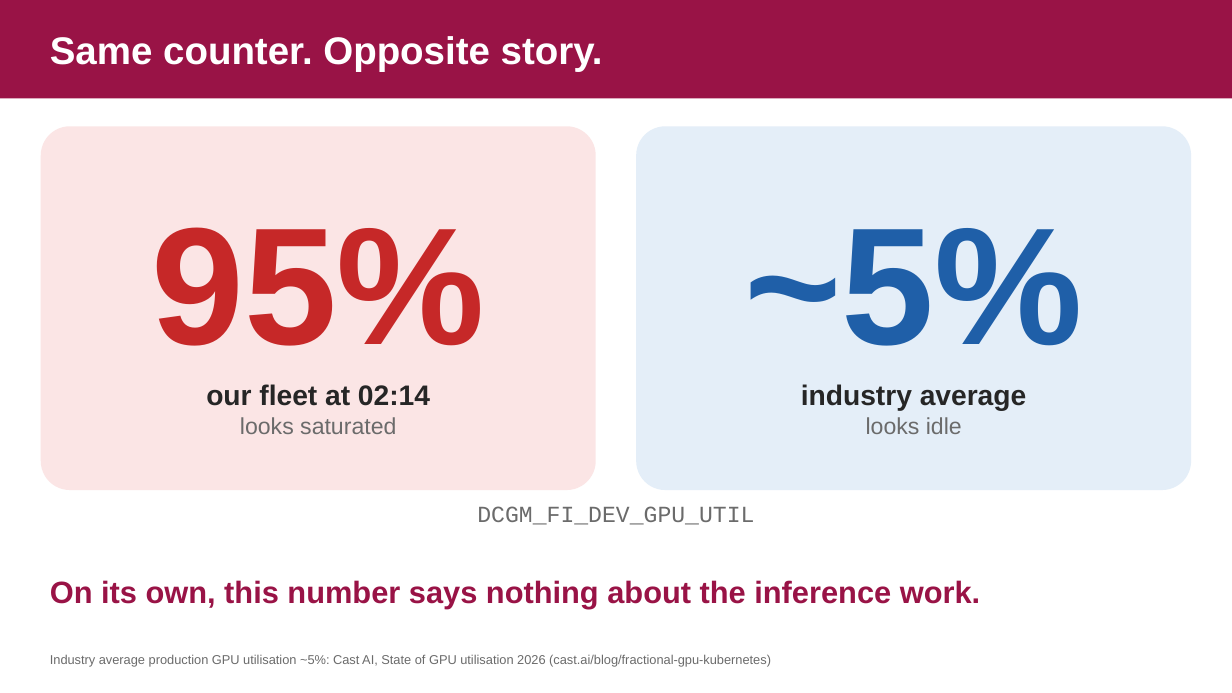
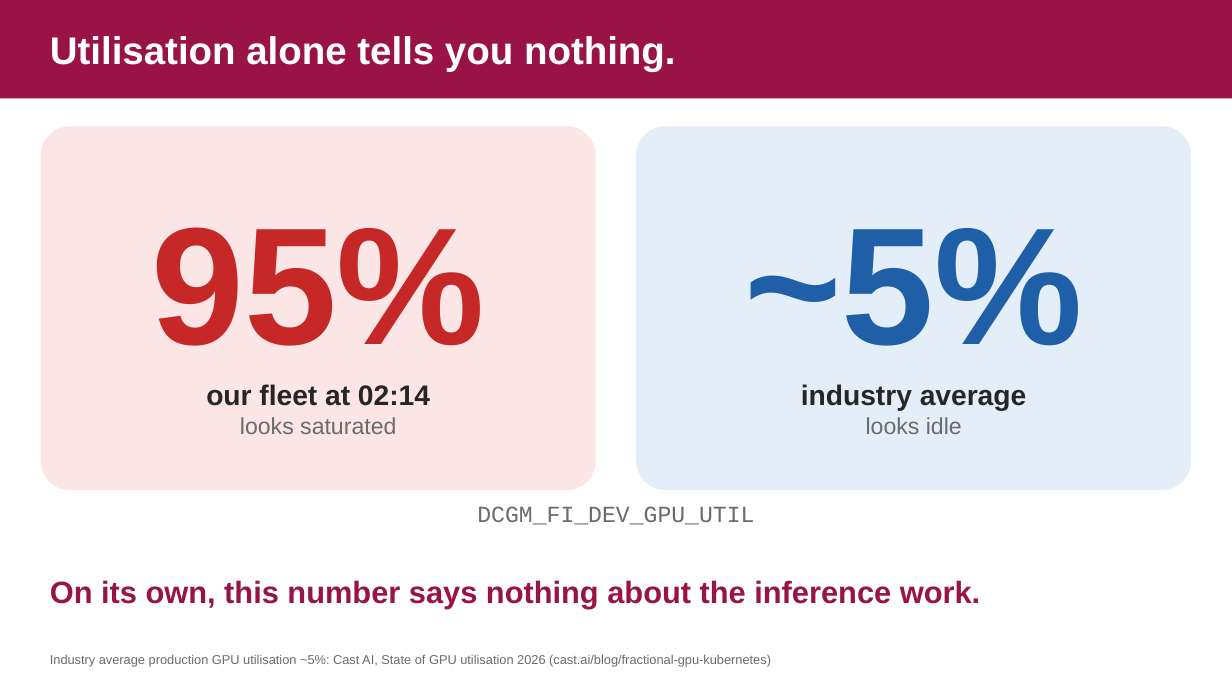
Before and after one commit to danilosilvase/gpu-observability-kubecon-na-2026, a slide deck: slide 4 of deck/kubecon-na-2026-v4.pptx. Drawn at 1232x693 pixels with LibreOffice and Linux fonts; fonts in the diff are those of the drawing; background and template pictures are left out. Boxes give left, top, right and bottom in pixels: in the first picture for what was removed or moved away, otherwise in the second. Text is boxed around its words. In the diff, an @@ line names an element or a change of style, - is before the commit and + after.

```diff
--- a/deck/kubecon-na-2026-v4.pptx
+++ b/deck/kubecon-na-2026-v4.pptx
@@ text at [50,36,676,72]: text changed @@
-Same counter. Opposite story.
+Utilisation alone tells you nothing.
```
Also in this commit, not shown: 13 other slides changed, 3 other files.
